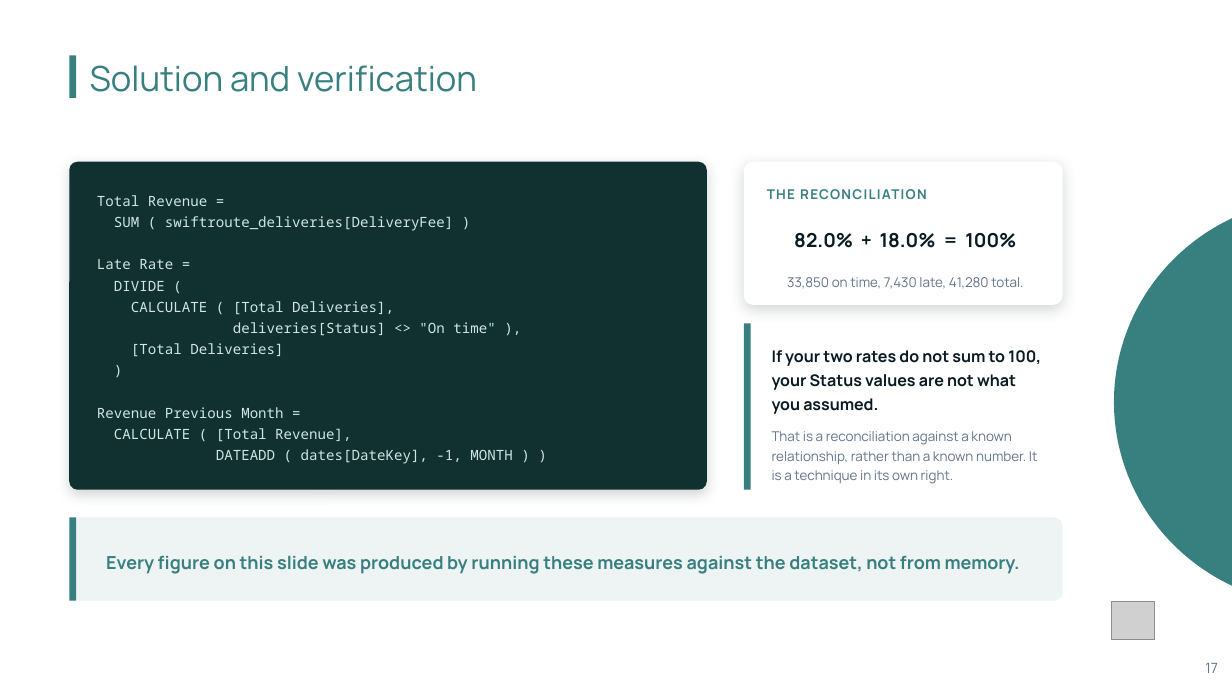
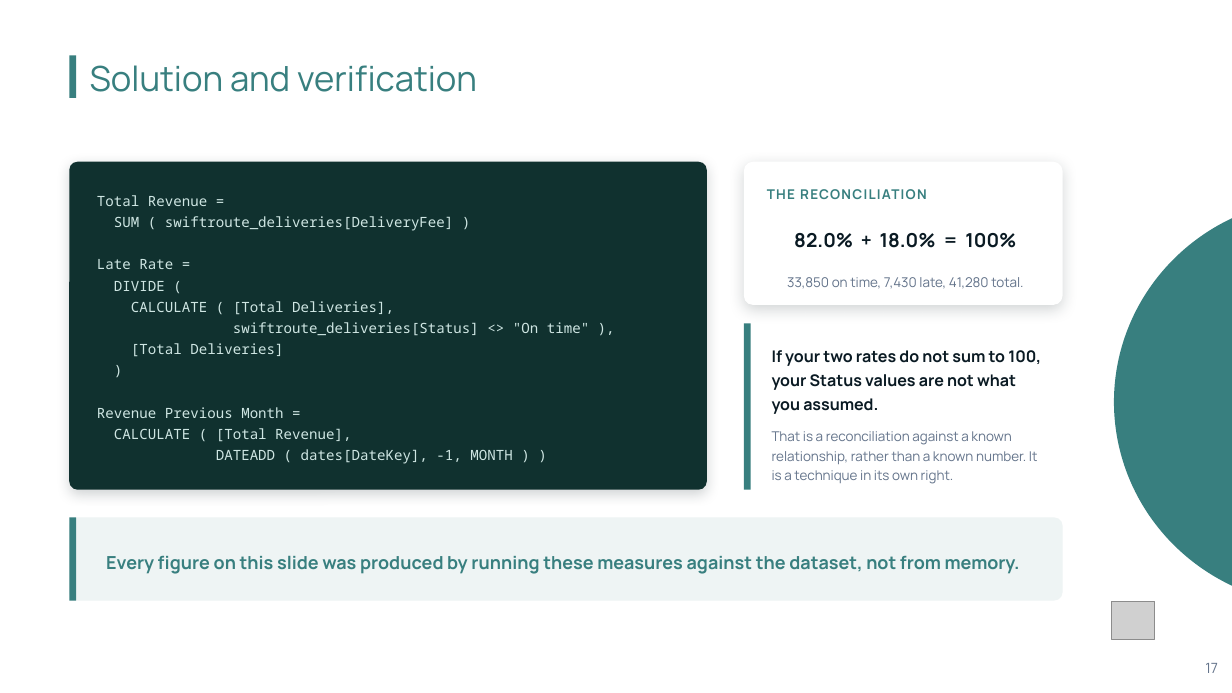
Before and after one commit to Publica-AI/academy-data-analysis-course, a slide deck: slide 17 of Module_07/Slides/7.3_DAX Fundamentals.pptx. Drawn at 1232x693 pixels with LibreOffice and Linux fonts; fonts in the diff are those of the drawing; grey boxes stand for pictures; background and template pictures are left out. Boxes give left, top, right and bottom in pixels: in the first picture for what was removed or moved away, otherwise in the second. Text is boxed around its words. In the diff, an @@ line names an element or a change of style, - is before the commit and + after.

```diff
--- a/Module_07/Slides/7.3_DAX Fundamentals.pptx
+++ b/Module_07/Slides/7.3_DAX Fundamentals.pptx
@@ text at (233, 322, 589, 336): text changed @@
-deliveries[Status] <> "On time" ),
+swiftroute_deliveries[Status] <> "On time" ),
```
Also in this commit, not shown: 3 other slides changed, 1 other file.
